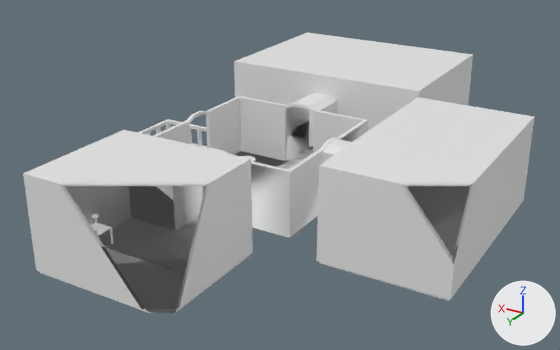
The FBX model Assets/Props/VRProject_ver2.fbx: old version first, new version second.
Before and after are seen from a 50 mm camera at (-40.5, 63.7, 33.8) aimed at (-1.6, -1.1, 1.5). The lights are fixed; the arrows at lower right show +X, +Y and +Z. The first picture is the older version. Everything nearer to the camera than a plane just in front of the edit is cut away. Vertices at exactly the same position are counted once.

Objects in the first picture: 'Whitebox_VR.002' and 1 more.
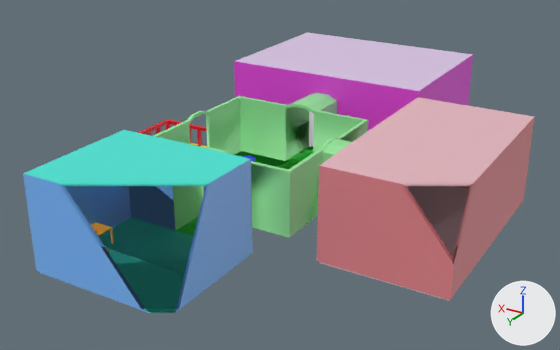
The change, as a diff of the scene's bpy script:
```diff
--- a/Assets/Props/VRProject_ver2.fbx.py
+++ b/Assets/Props/VRProject_ver2.fbx.py
@@ mat_lobby_pedistal @@
+mat_lobby_pedistal = principled_material('Lobby_Pedistal')
+mat_lobby_pedistal.base_color = (0.0301, 0.0372, 0.8)  # blue #3036e7
@@ mat_walls_music @@
+mat_walls_music = principled_material('Walls_Music')
+mat_walls_music.base_color = (0.199, 0.497, 1.0)  # blue #7bbbff
@@ mat_lobbyfloor2 @@
+mat_lobbyfloor2 = principled_material('LobbyFloor2')
+mat_lobbyfloor2.base_color = (0.00472, 0.8, 0.00476)  # green #0fe70f
@@ mat_wooden_furniture @@
+mat_wooden_furniture = principled_material('Wooden_Furniture')
+mat_wooden_furniture.base_color = (0.8, 0.329, 0.0199)  # orange #e79b27
@@ mat_walls_room02 @@
+mat_walls_room02 = principled_material('Walls_Room02')
+mat_walls_room02.base_color = (0.8, 0.24, 0.262)  # pink #e7868c
@@ mat_lobbyfloor @@
+mat_lobbyfloor = principled_material('LobbyFloor')
+mat_lobbyfloor.base_color = (0.0282, 0.8, 0.053)  # green #2fe741
@@ mat_floorroof_room03 @@
+mat_floorroof_room03 = principled_material('FloorRoof_Room03')
+mat_floorroof_room03.base_color = (0.8, 0.0578, 0.747)  # pink #e744e0
@@ mat_floorroof_room02 @@
+mat_floorroof_room02 = principled_material('FloorRoof_Room02')
+mat_floorroof_room02.base_color = (0.8, 0.476, 0.527)  # pink #e7b7c0
@@ mat_floorroof_music @@
+mat_floorroof_music = principled_material('FloorRoof_Music')
+mat_floorroof_music.base_color = (0.06, 0.8, 0.675)  # cyan #45e7d6
@@ mat_walls_lobby @@
+mat_walls_lobby = principled_material('Walls_Lobby')
+mat_walls_lobby.base_color = (0.301, 0.8, 0.331)  # green #95e79c
@@ mat_balcony_mat @@
+mat_balcony_mat = principled_material('Balcony_mat')
+mat_balcony_mat.base_color = (0.8, 0.0, 0.0174)  # red #e70024
@@ mat_walls_room03 @@
+mat_walls_room03 = principled_material('Walls_Room03')
+mat_walls_room03.base_color = (0.718, 0.567, 0.8)  # pale blue #dcc6e7
@@ me_cube_006 @@
-me_cube_006.from_pydata(...)  # 944 vertices, 892 faces; spans x -24.7..18.1, y -31.7..24.6, z -0.2..9.1
+me_cube_006.from_pydata(...)  # 894 vertices, 848 faces; spans x -24.7..18.1, y -31.7..24.6, z -0.2..9.1
+# me_cube_006 part 1: the loose piece of 42 vertices spanning x 6.2..6.9, y 17.5..18.2, z 1.7..2.8 is deleted
+# me_cube_006 part 2: 41 faces spanning x -8.3..7.4, y -8.3..24.6, z -0.2..9.1 switch from no material to mat_walls_music (blue #7bbbff)
+# me_cube_006 part 3: 218 faces spanning x 8.3..18.1, y -7.0..7.0, z 0.0..2.4 switch from no material to mat_balcony_mat (red #e70024)
+# me_cube_006 part 4: 100 faces spanning x -4.4..4.6, y -3.8..4.5, z 0.0..1.6 switch from no material to mat_lobby_pedistal (blue #3036e7)
+# me_cube_006 part 5: 200 faces spanning x 0.2..7.1, y 17.4..24.2, z 0.0..3.3 switch from no material to mat_wooden_furniture (orange #e79b27)
+# me_cube_006 part 6: 161 faces spanning x -12.6..8.3, y -13.5..12.6, z -0.2..7.1 switch from no material to mat_walls_lobby (green #95e79c)
+# me_cube_006 part 7: 4 faces spanning x -6.8..7.3, y 12.4..24.6, z -0.2..9.1 switch from no material to mat_floorroof_music (cyan #45e7d6)
+# me_cube_006 part 8: 16 faces spanning x -24.7..-12.4, y -11.2..10.8, z 0.0..9.1 switch from no material to mat_walls_room02 (pink #e7868c)
+# me_cube_006 part 9: 14 faces spanning x -24.7..-12.5, y -11.2..10.8, z -0.2..9.1 switch from no material to mat_floorroof_room02 (pink #e7b7c0)
+# me_cube_006 part 10: 9 faces spanning x -11.8..12.3, y -31.7..-13.3, z -0.2..9.1 switch from no material to mat_walls_room03 (pale blue #dcc6e7)
+# me_cube_006 part 11: 21 faces spanning x -11.8..12.3, y -31.7..-13.2, z -0.2..9.1 switch from no material to mat_floorroof_room03 (pink #e744e0)
+# me_cube_006 part 12: 19 faces spanning x -12.6..8.3, y -13.5..12.6, z -0.2..0.0 switch from no material to mat_lobbyfloor (green #2fe741)
+# me_cube_006 part 13: 25 faces spanning x -8.2..8.3, y -8.3..8.2, z -0.1..0.4 switch from no material to mat_lobbyfloor2 (green #0fe70f)
+# other edits to the shape of me_cube_006 do not show in these pictures
+me_cube_006.materials.append(mat_balcony_floor)  # yellow #e7e600
```

Location of each change, (x1, y1, x2, y2) in pixels of the pictures (560 x 350 px):
part 1 of me_cube_006, deleted
    before: (92, 214, 100, 226)
part 2 of me_cube_006, recoloured (white to blue)
    both: (23, 159, 253, 312)
part 3 of me_cube_006, recoloured (white to red)
    both: (138, 119, 206, 146)
part 4 of me_cube_006, recoloured
    both: (204, 156, 256, 190)
part 5 of me_cube_006, recoloured (white to orange)
    both: (91, 222, 114, 252)
part 6 of me_cube_006, recoloured (white to green)
    both: (153, 93, 368, 238)
part 7 of me_cube_006, recoloured (white to cyan)
    both: (23, 130, 250, 313)
part 8 of me_cube_006, recoloured (white to pink)
    both: (317, 117, 535, 300)
part 9 of me_cube_006, recoloured (white to pink)
    both: (319, 97, 534, 301)
part 10 of me_cube_006, recoloured (white to pale blue)
    both: (235, 33, 473, 91)
part 11 of me_cube_006, recoloured (white to pink)
    both: (234, 55, 473, 131)
part 12 of me_cube_006, recoloured
    both: (176, 146, 313, 236)
part 13 of me_cube_006, recoloured
    both: (279, 158, 302, 169)
